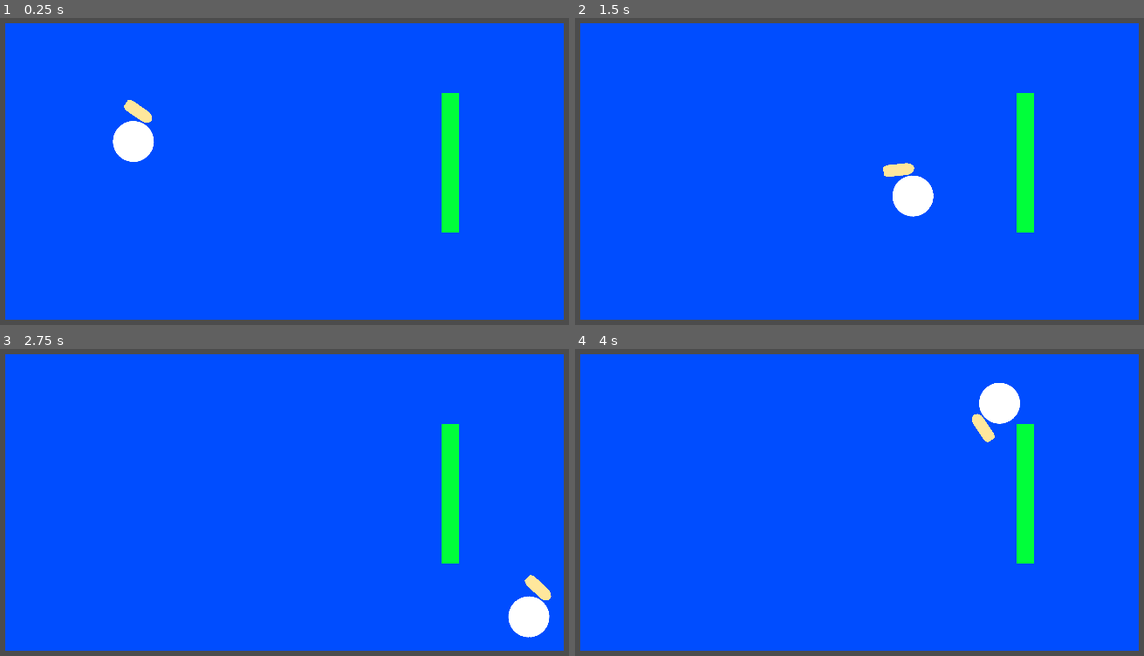
Above: before the commit, frames 1-4 (two rows, left to right).
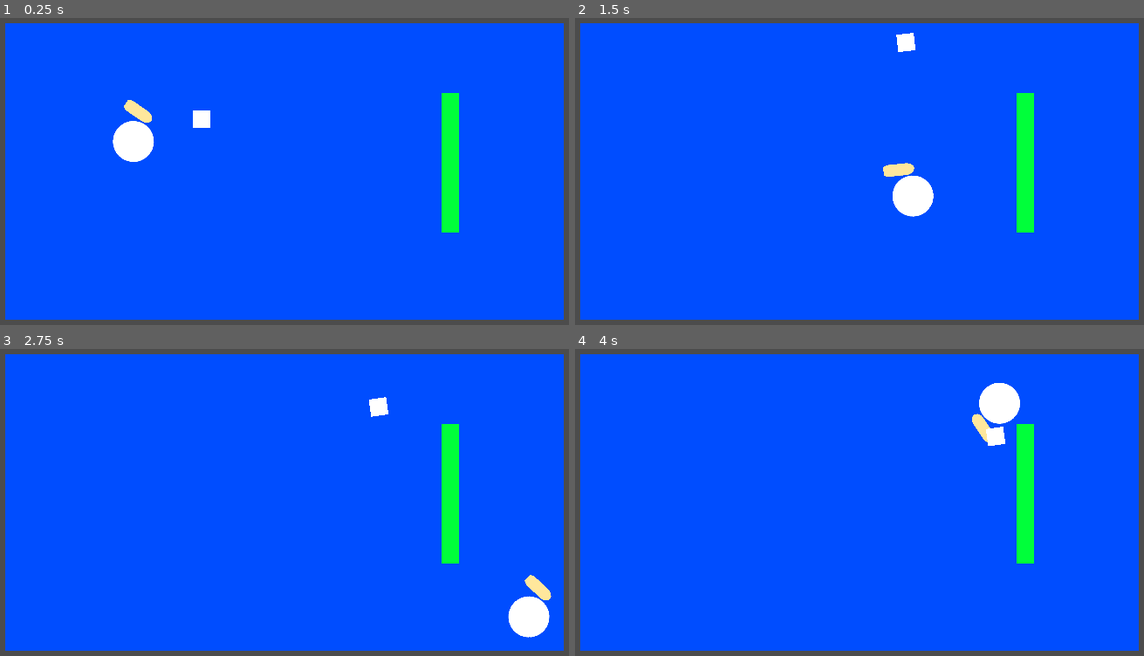
Above: after the commit, the same moments.

Repository: wet-floor/1501-final-project
Game: Godot game, scene res://testing/chloe/object_collisions_test.tscn
Same seed, same stepped clock (60 frames per second), same inputs: the game is played once before the commit and once after it. This scene is started directly instead of the project's main scene.
Inputs (mouse positions are in pixels of both pictures, inside the frame that each line leads up to):
- Up to frame 1 (0.25 s): no input
- Up to frame 2 (1.5 s): tap Enter (ui_accept) at 0.5, 0.77 s; move the mouse to (1013, 146) at 0.52 s; hold D (player_right) 0.53-1.28 s; tap Mouse wheel up (inv_left) at 0.6 s; move the mouse to (717, 186) at 1.27 s; hold S (player_down) from 1.28 s (still down); tap Mouse wheel down (inv_right) at 1.35 s
- Up to frame 3 (2.75 s): tap Enter (ui_accept) at 1.52 s; move the mouse to (352, 410) at 2.02 s; release S (player_down) at 2.03 s; press the mouse at (352, 410) at 2.03 s; hold D (player_right) from 2.03 s (still down)
- Up to frame 4 (4 s): move the mouse to (825, 576) at 2.77 s; release D (player_right) at 2.78 s; release the mouse at (825, 576) at 2.78 s; hold W (player_up) 2.78-3.53 s; right-click (825, 576) at 2.85 s; tap Enter (ui_accept) at 3.02, 3.77 s; move the mouse to (1070, 557) at 3.52 s; hold A (player_left) from 3.53 s (still down); tap Mouse wheel up (inv_left) at 3.6 s

The runs differ from the first frame. In frame 1, 0.2% of the frame differs, in the area x 33-37%, y 30-36%; in frame 2, 0.2%; in frame 3, 0.2%; in frame 4, 0.2%.

Commit message:
Object Gravity Applicable

Diff:
--- a/testing/chloe/object.gd
+++ b/testing/chloe/object.gd
@@ -3,6 +3,10 @@
 export (bool) var apply_gravity = false
 export (bool) var breakable = false
 export (bool) var harmful = false
+
+export (float) var gravity = 9.81
+export (float) var object_weight = 1
+export (Vector2) var velocity = Vector2(0, 1)
 
 enum {
 	FLOOR,
@@ -13,25 +17,30 @@
 
 var current_state = FREE
 
-func _physics_process(delta):
+func _ready():
+	pass
+
+func _integrate_forces(state) -> void:
+	set_angular_velocity(0)
 	match current_state:
 		FLOOR:
-			floor_state(delta)
+			floor_state(state)
 		FREE:
-			free_state(delta)
+			free_state(state)
 		PLAYER:
-			player_state(delta)
+			player_state(state)
 		WALL:
-			wall_state(delta)
+			wall_state(state)
 
-func floor_state(delta):
+func floor_state(state) -> void:
 	pass
 
-func free_state(delta):
+func free_state(state) -> void:
+	if apply_gravity == true:
+		set_linear_velocity((velocity * gravity) / object_weight)
+
+func player_state(state) -> void:
 	pass
 
-func player_state(delta):
+func wall_state(state) -> void:
 	pass
-
-func wall_state(delta):
-	pass
--- a/testing/chloe/object_collisions_test.tscn
+++ b/testing/chloe/object_collisions_test.tscn
@@ -1,14 +1,15 @@
-[gd_scene load_steps=5 format=2]
+[gd_scene load_steps=6 format=2]
 
 [ext_resource path="res://testing/hendry/tdPlayer.tscn" type="PackedScene" id=1]
 [ext_resource path="res://testing/chloe/collidable_tile.tscn" type="PackedScene" id=2]
 [ext_resource path="res://testing/chloe/uncollidable_tile.tscn" type="PackedScene" id=3]
 [ext_resource path="res://testing/chloe/bound_room.tscn" type="PackedScene" id=4]
+[ext_resource path="res://testing/chloe/object.tscn" type="PackedScene" id=5]
 
 [node name="Node2D" type="Node2D"]
 
 [node name="TileMap2" parent="." instance=ExtResource( 3 )]
-tile_data = PoolIntArray( 196612, 0, 0, 196613, 0, 0, 196614, 0, 0 …(7704 unchanged characters)…
+tile_data = PoolIntArray( -458720, 0, 0, 196612, 0, 0, 196613, 0, 0, 196614, 0, 0 …(7704 unchanged characters)…
 
 [node name="TileMap" parent="." instance=ExtResource( 2 )]
 tile_data = PoolIntArray( 458781, 0, 0, 524317, 0, 0, 589853, 0, 0, 655389, 0, 0, 720925, 0, 0, 786461, 0, 0, 851997, 0, 0, 917533, 0, 0 )
@@ -17,3 +18,6 @@
 position = Vector2( 363, 313 )
 
 [node name="Area2D" parent="." instance=ExtResource( 4 )]
+
+[node name="RigidBody2D" parent="." instance=ExtResource( 5 )]
+position = Vector2( 488, 272 )
